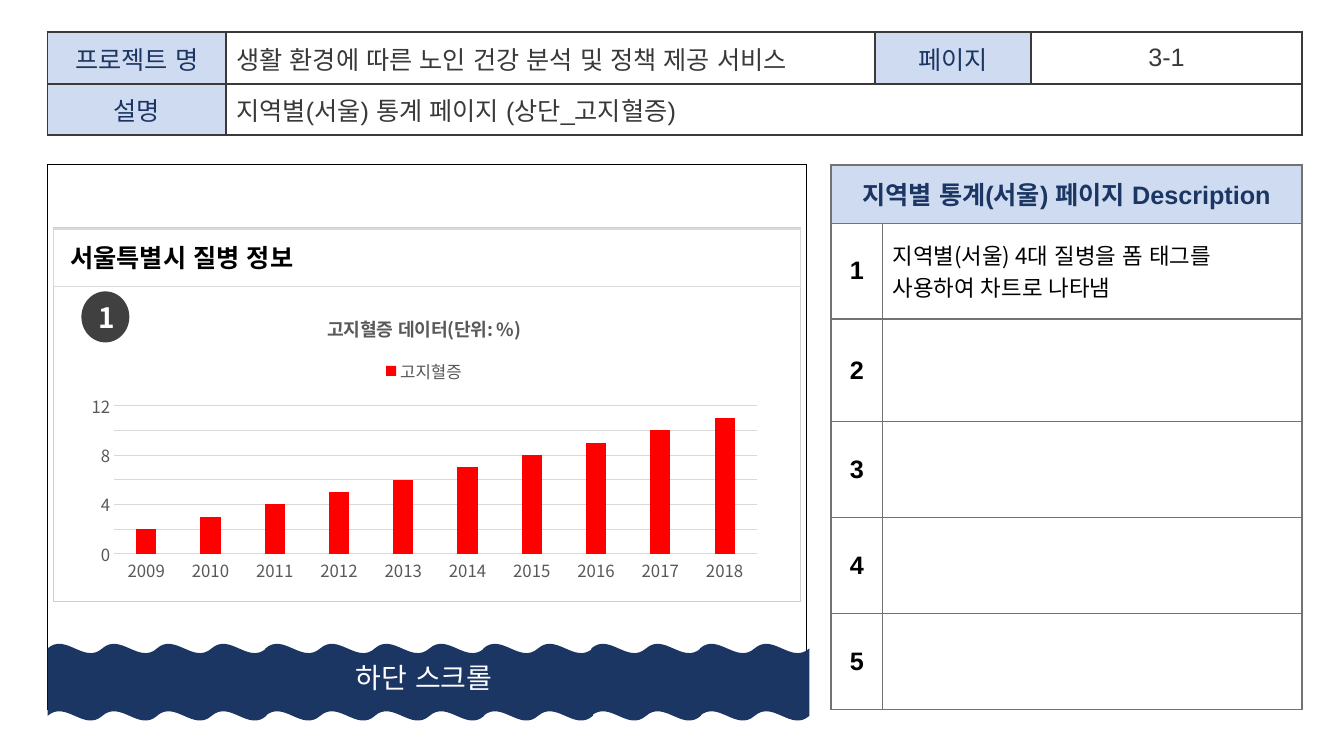
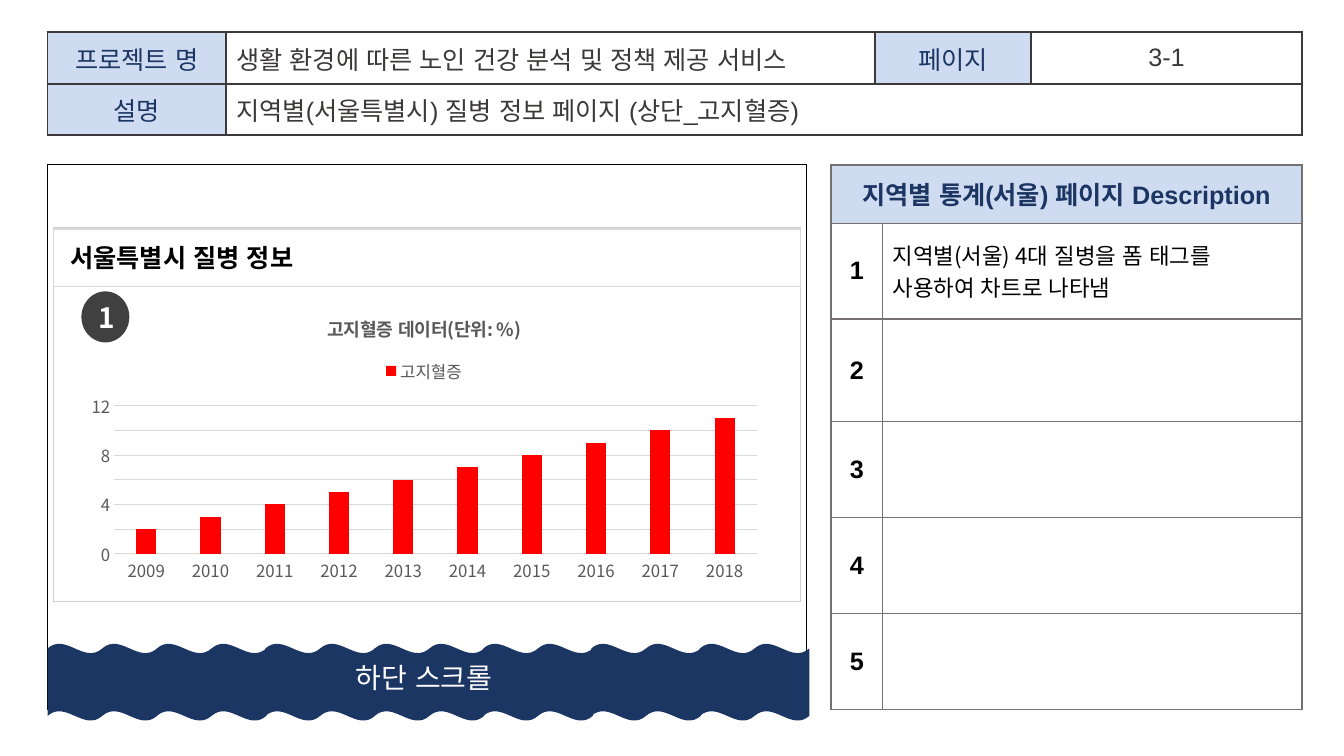
Before and after one commit to p1p2p1/Project_DLT, a slide deck: slide 10 of project_1/4. 화면설계서/2조_화면설계서_V0.7.pptx. Drawn at 1344x756 pixels with LibreOffice and Linux fonts; fonts in the diff are those of the drawing. Boxes give left, top, right and bottom in pixels: in the first picture for what was removed or moved away, otherwise in the second. Text is boxed around its words. In the diff, an @@ line names an element or a change of style, - is before the commit and + after.

```diff
--- a/project_1/4. 화면설계서/2조_화면설계서_V0.7.pptx
+++ b/project_1/4. 화면설계서/2조_화면설계서_V0.7.pptx
@@ table at (x1=47, y1=32, x2=1303, y2=135) @@
-row 2, column 2: 지역별(서울) 통계 페이지 (상단_고지혈증)
+row 2, column 2: 지역별(서울특별시) 질병 정보 페이지 (상단_고지혈증)
```
Also in this commit, not shown: 15 other slides changed.
